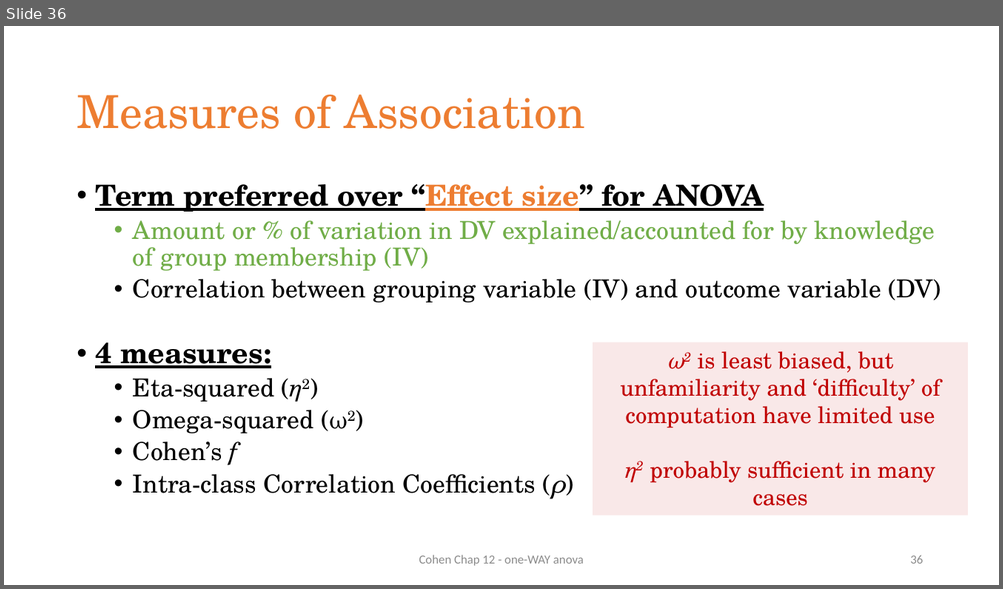
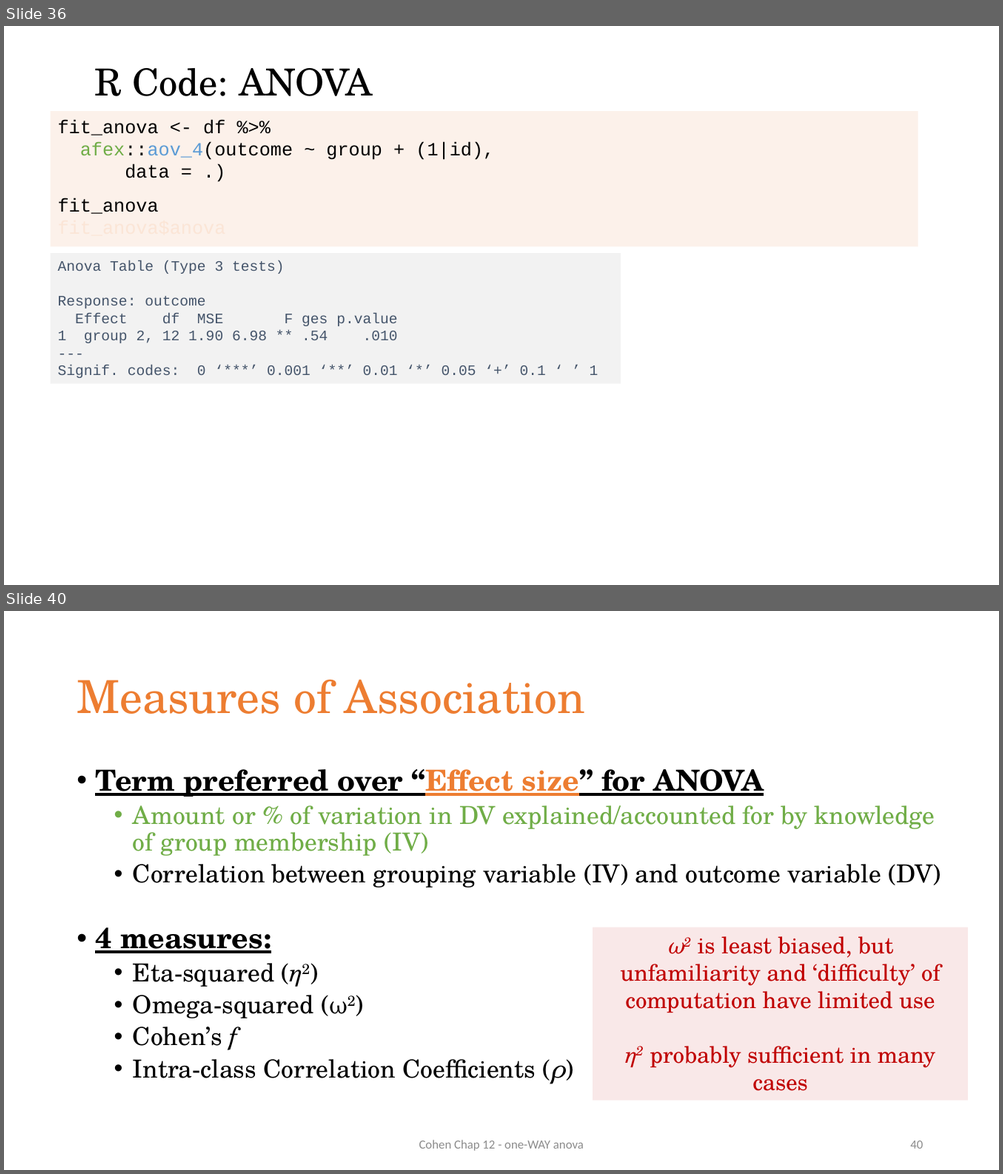
Before and after one commit to TysonStanley/EDUC-6600, a slide deck: Slides/u04_Ch12_oneANOVA.pptx. Shown one above the other, each under a label of ours: slide 36 before the commit, slides 36 and 40 after it; the slides between them are not shown. The pictures are 1003x589 and 1003x1174 pixels, drawn with LibreOffice and Linux fonts; fonts in the diff are those of the drawing. Boxes give left, top, right and bottom in pixels: in the first picture for what was removed or moved away, otherwise in the second. Text is boxed around its words. In the diff, an @@ line names an element or a change of style, - is before the commit and + after.

```diff
--- a/Slides/u04_Ch12_oneANOVA.pptx
+++ b/Slides/u04_Ch12_oneANOVA.pptx
@@ slide 36 added at <box>4,26,999,585</box>, background #FFFFFF @@
@@ title added at <box>95,68,373,96</box>, 36 pt, text #000000 @@
+R Code: ANOVA
@@ rectangle added at <box>51,111,918,247</box>, fill #FBE5D6 at 50% opacity, 18 pt, text #000000 @@
+fit_anova <- df %>%
+afex::aov_4(outcome ~ group + (1|id),
+data = .)
+fit_anova
+fit_anova$anova
@@ rectangle added at <box>51,254,620,384</box>, fill #F2F2F2, 14 pt, text #44546A @@
+Anova Table (Type 3 tests)
+Response: outcome
+Effect df MSE F ges p.value
+1 group 2, 12 1.90 6.98 ** .54 .010
+---
+Signif. codes: 0 ‘***’ 0.001 ‘**’ 0.01 ‘*’ 0.05 ‘+’ 0.1 ‘ ’ 1
@@ what was slide 36 is now slide 40 @@
@@ page number at <box>910,1141,922,1149</box>: text changed @@
-36
+40
```
Also in this commit, not shown: 2 slides changed, 2 other slides added, 6 other files.
